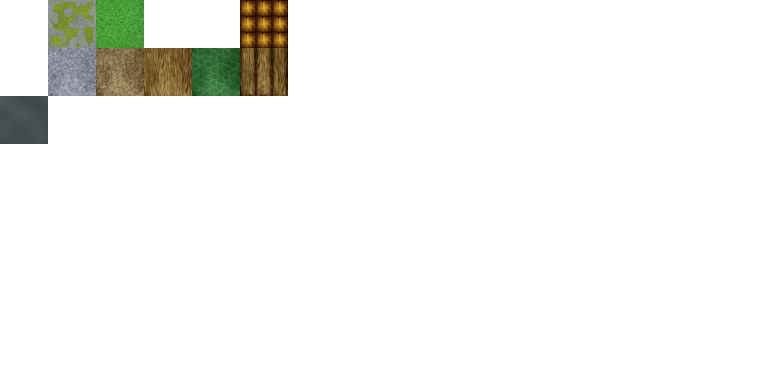
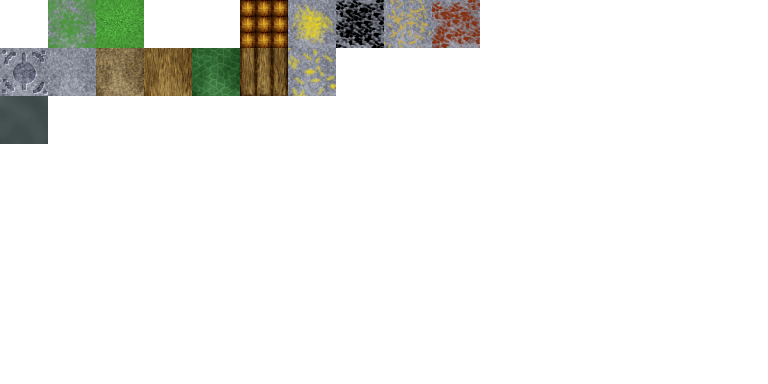
Layer changes from the first 768 x 384 image to the second:
added layer "16 - carved stone" above "7 - coal" over [0, 48, 48, 96]
added layer "7 - coal" above "9 - iron ore" over [336, 0, 384, 48]
added layer "9 - iron ore" above "8 - copper ore" over [432, 0, 480, 48]
added layer "8 - copper ore" above "22 - amberfell side" over [384, 0, 432, 48]
added layer "22 - amberfell side" above "Pasted Layer#6" over [288, 48, 336, 96]
added layer "Pasted Layer#6" above "6 - amberfell top" over [48, 0, 96, 48]
added layer "6 - amberfell top" above "5 - log wall top" over [288, 0, 336, 48]
